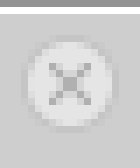
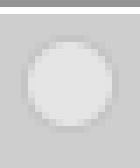
Layered file, before and after one edit (140×168). Changes by layer:
hid "close-inactive" over [49, 63, 91, 105]
